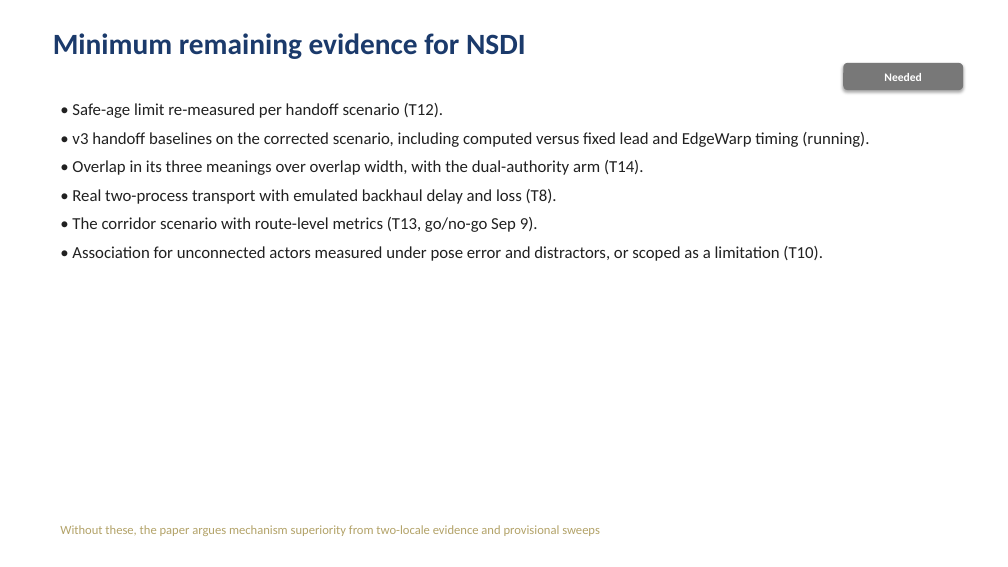
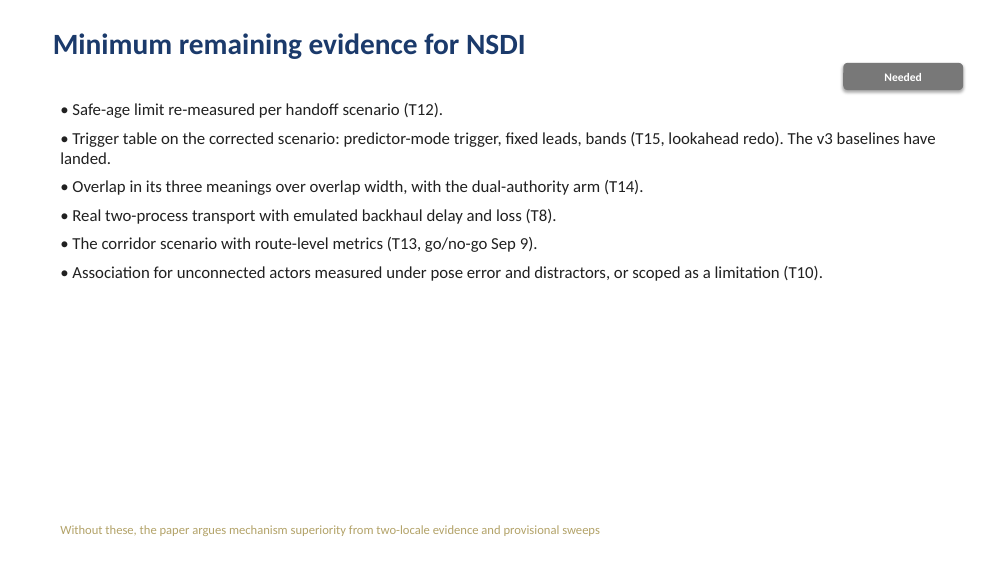
Before and after one commit to tlandle/eCAV, a slide deck: slide 21 of docs/kb/decks/khonsu_story_2026-09-04.pptx. Drawn at 1008x567 pixels with LibreOffice and Linux fonts; fonts in the diff are those of the drawing. Boxes give left, top, right and bottom in pixels: in the first picture for what was removed or moved away, otherwise in the second. Text is boxed around its words. In the diff, an @@ line names an element or a change of style, - is before the commit and + after.

Commit message:
KB deck baseline updated

```diff
--- a/docs/kb/decks/khonsu_story_2026-09-04.pptx
+++ b/docs/kb/decks/khonsu_story_2026-09-04.pptx
@@ text at [60,132,935,164]: text changed @@
-• v3 handoff baselines on the corrected scenario, including computed versus fixed lead and EdgeWarp timing (running).
+• Trigger table on the corrected scenario: predictor-mode trigger, fixed leads, bands (T15, lookahead redo). The v3 baselines have landed.
```
Also in this commit, not shown: 3 other slides changed.
